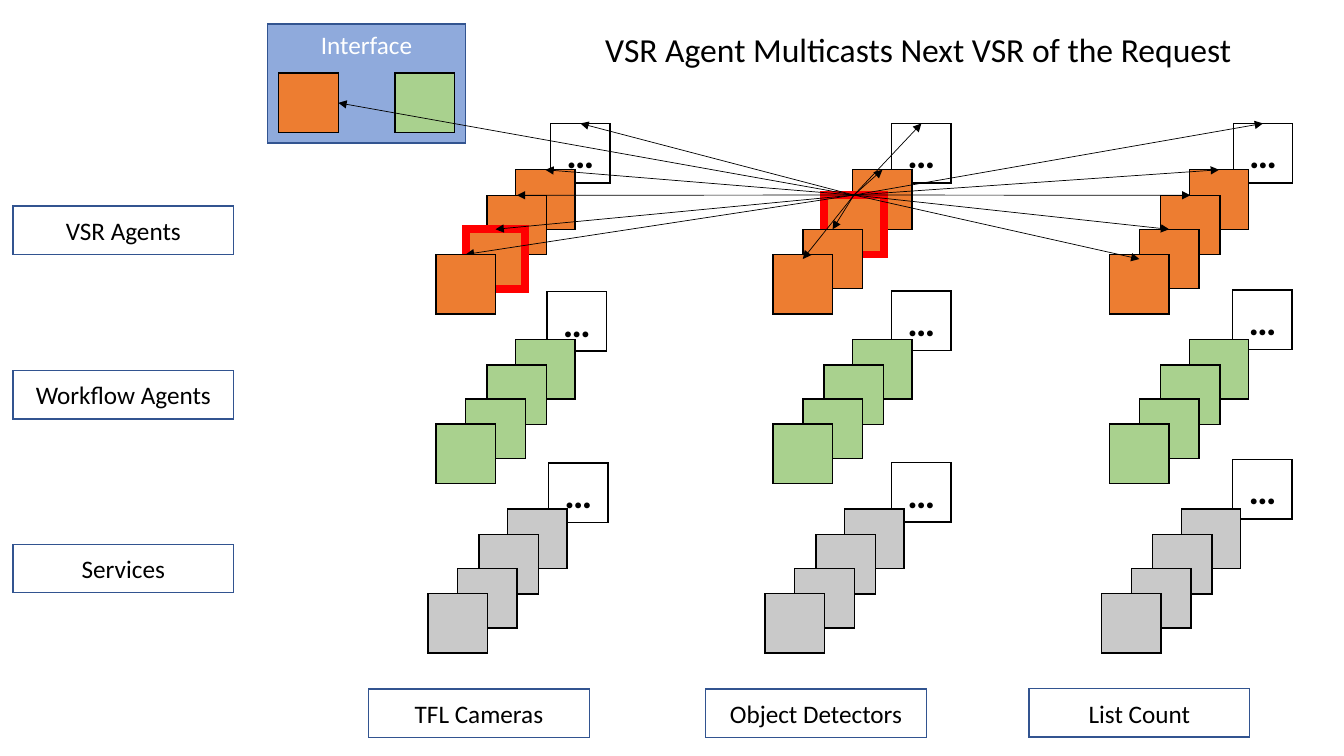
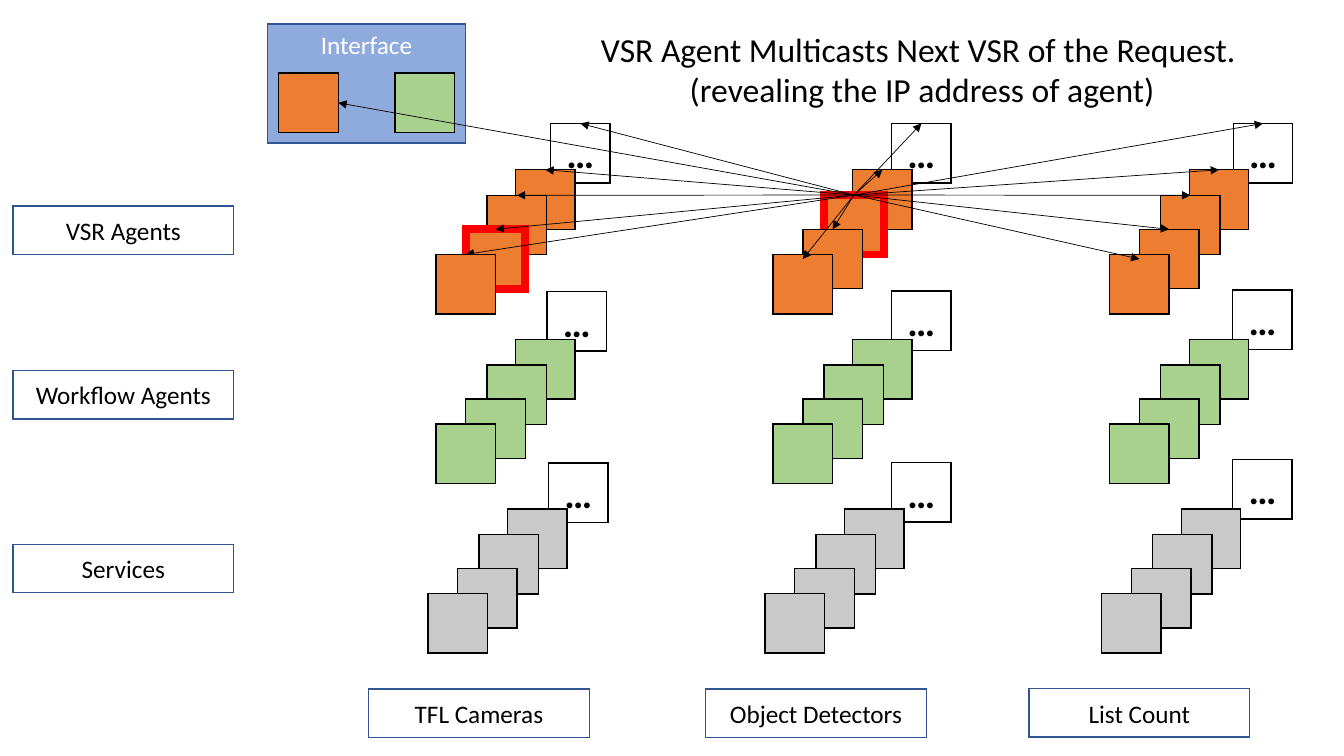
Before and after one commit to dais-ita/csu_fascilitated_by_svr, a slide deck: slide 9 of diagrams/how_many_cars_on_romford_road.pptx. Drawn at 1344x756 pixels with LibreOffice and Linux fonts; fonts in the diff are those of the drawing. Boxes give left, top, right and bottom in pixels: in the first picture for what was removed or moved away, otherwise in the second. Text is boxed around its words. In the diff, an @@ line names an element or a change of style, - is before the commit and + after.

```diff
--- a/diagrams/how_many_cars_on_romford_road.pptx
+++ b/diagrams/how_many_cars_on_romford_road.pptx
@@ text at (601,38,1236,108): text changed @@
-VSR Agent Multicasts Next VSR of the Request
+VSR Agent Multicasts Next VSR of the Request.
+(revealing the IP address of agent)
```
Also in this commit, not shown: 6 other slides changed, 1 slide removed.
